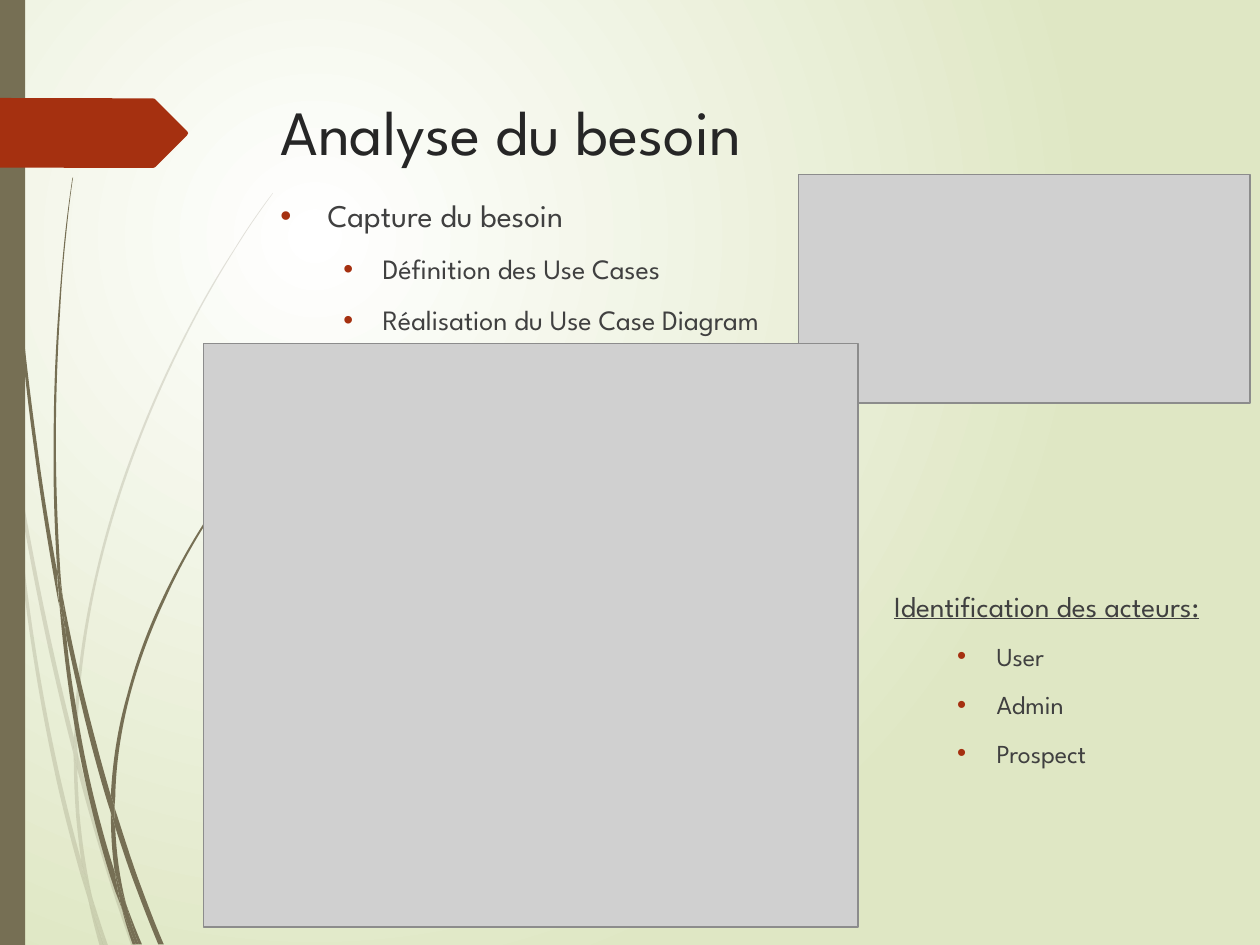
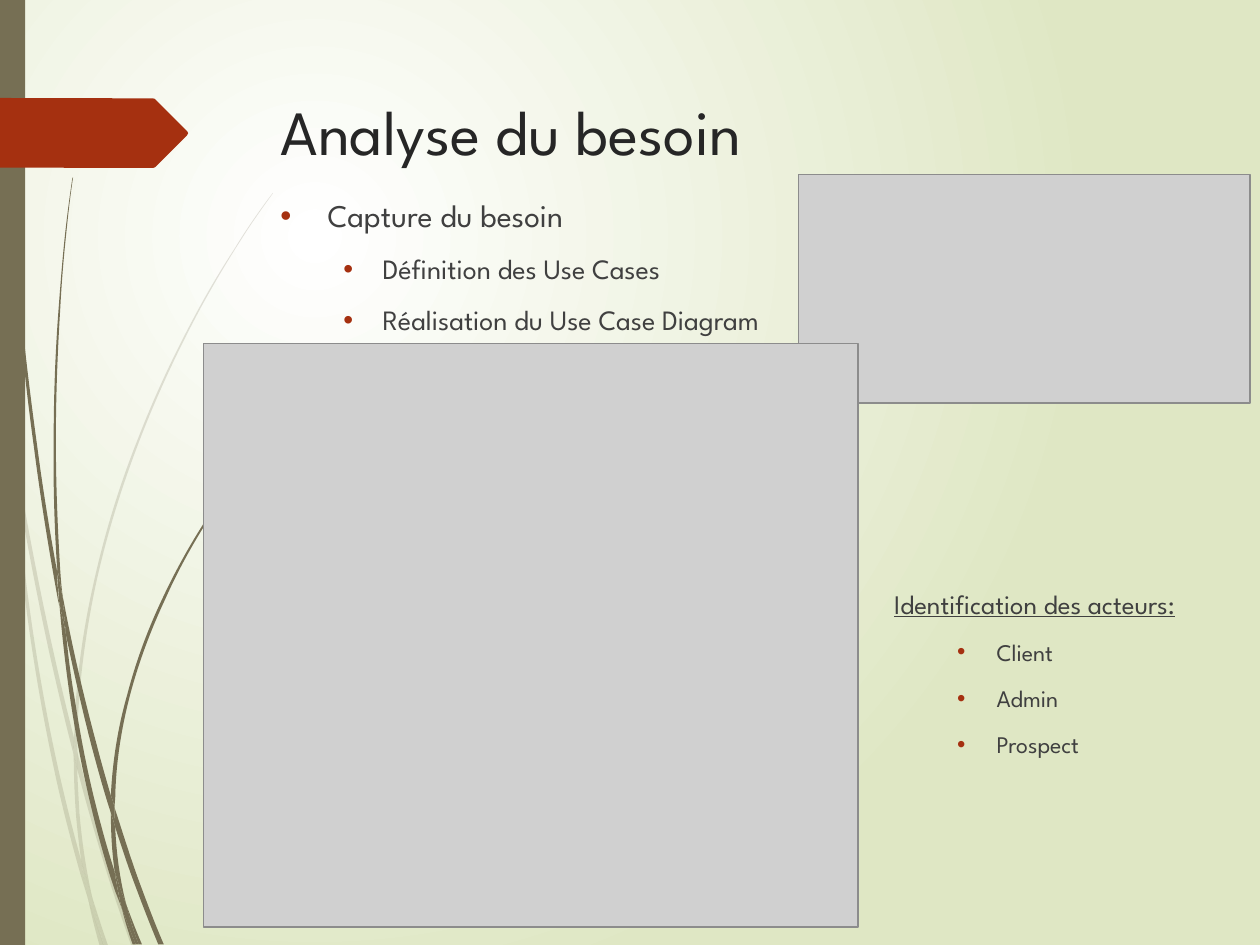
Before and after one commit to LudoRoot/WeBet_JBL, a slide deck: slide 5 of Présentation/Présentation WeBet_JBL.pptx. Drawn at 1260x945 pixels with LibreOffice and Linux fonts; fonts in the diff are those of the drawing; grey boxes stand for pictures. Boxes give left, top, right and bottom in pixels: in the first picture for what was removed or moved away, otherwise in the second. Text is boxed around its words. In the diff, an @@ line names an element or a change of style, - is before the commit and + after.

```diff
--- a/Présentation/Présentation WeBet_JBL.pptx
+++ b/Présentation/Présentation WeBet_JBL.pptx
@@ text at (894, 595, 1175, 758): size 16.6 to 15.3 pt in "Identification des acteurs:"; size 14.8 to 13.6 pt in "Admin", "Prospect" @@
@@ text at (997, 644, 1053, 662): text changed; size 14.8 to 13.6 pt @@
-  • User
+  • Client
```
Also in this commit, not shown: 1 other slide changed.
